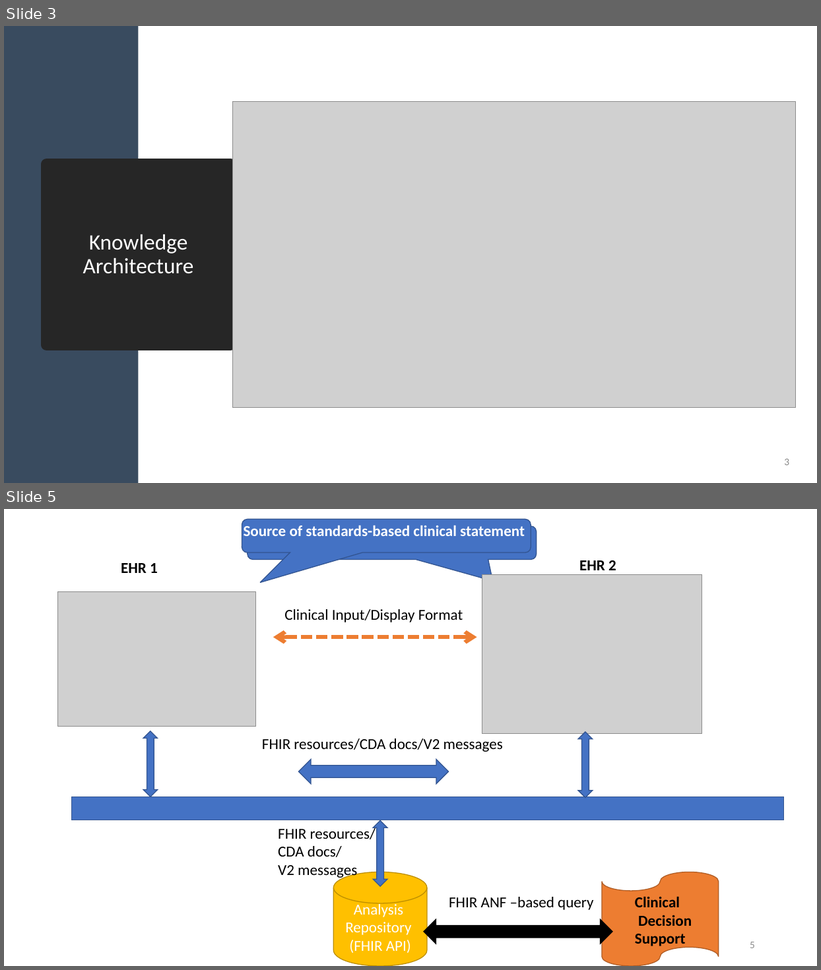
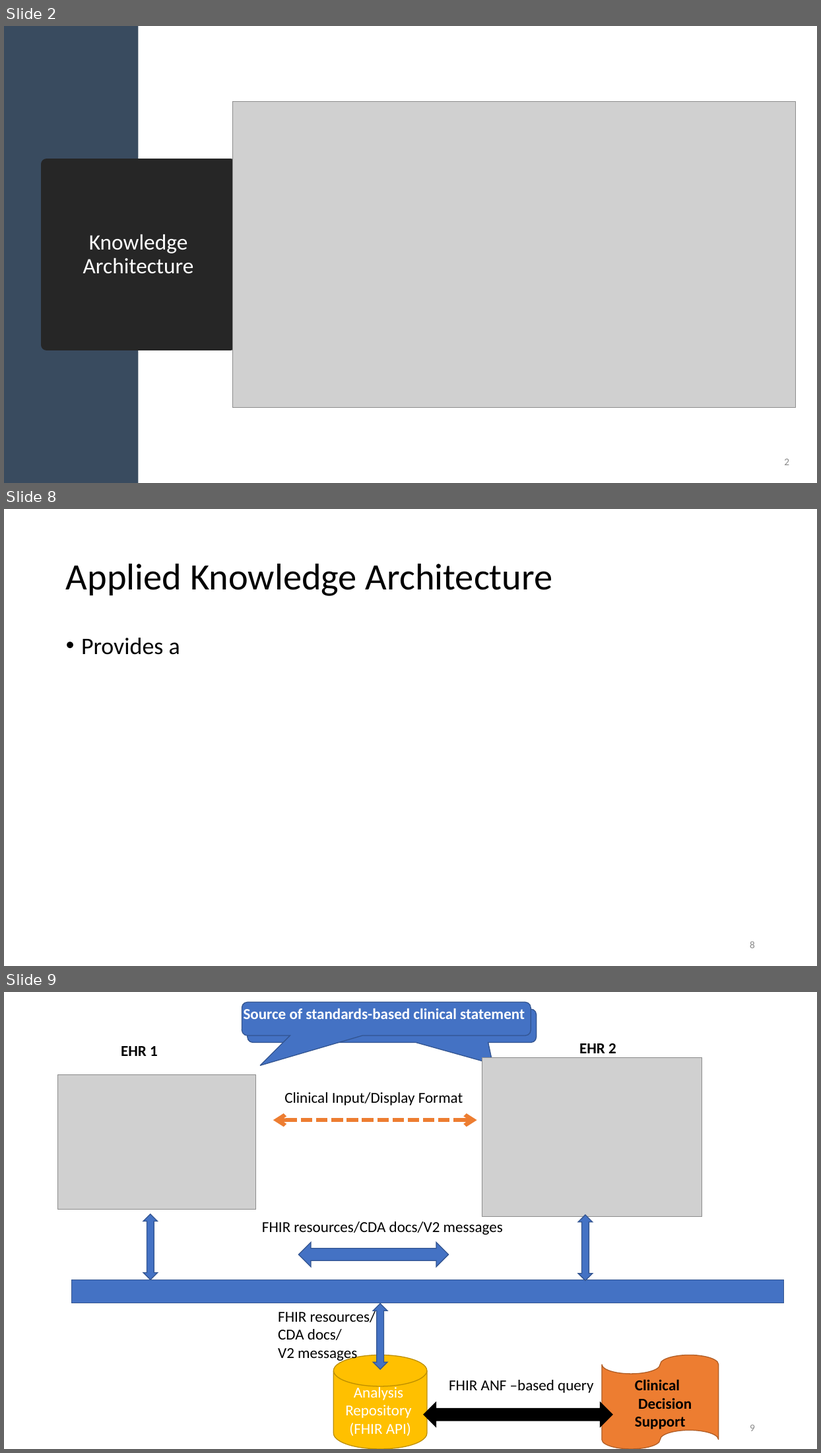
Before and after one commit to HL7/ANF, a slide deck: src/main/uml/doc/ANF Reference Model.pptx. Shown one above the other, each under a label of ours: slides 3 and 5 before the commit, slides 2, 8 and 9 after it; the slides between them are not shown. The pictures are 821x970 and 821x1453 pixels, drawn with LibreOffice and Linux fonts; fonts in the diff are those of the drawing; grey boxes stand for pictures. Boxes give left, top, right and bottom in pixels: in the first picture for what was removed or moved away, otherwise in the second. Text is boxed around its words. In the diff, an @@ line names an element or a change of style, - is before the commit and + after.

```diff
--- a/src/main/uml/doc/ANF Reference Model.pptx
+++ b/src/main/uml/doc/ANF Reference Model.pptx
@@ slide 8 added at [4, 509, 817, 966], background #FFFFFF @@
@@ title added at [66, 563, 553, 596], 44 pt, text #000000 @@
+Applied Knowledge Architecture
@@ text added at [81, 638, 180, 655], 28 pt, text #000000 @@
+• Provides a
@@ page number added at [750, 941, 755, 949], 12 pt, text #8C8C8C @@
+8
@@ what was slide 3 is now slide 2 @@
@@ page number at [784, 459, 789, 466]: text changed @@
-3
+2
@@ what was slide 5 is now slide 9 @@
@@ page number at [750, 1425, 755, 1432]: text changed @@
-5
+9
```
Also in this commit, not shown: 6 other slides added, 8 slides removed, 1 other file.
